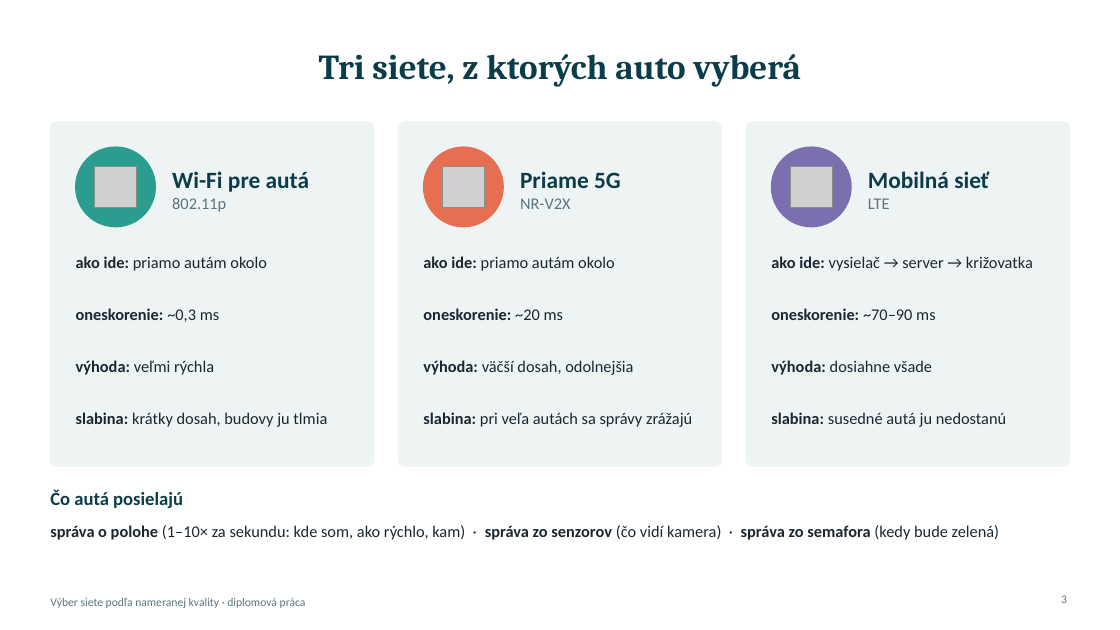
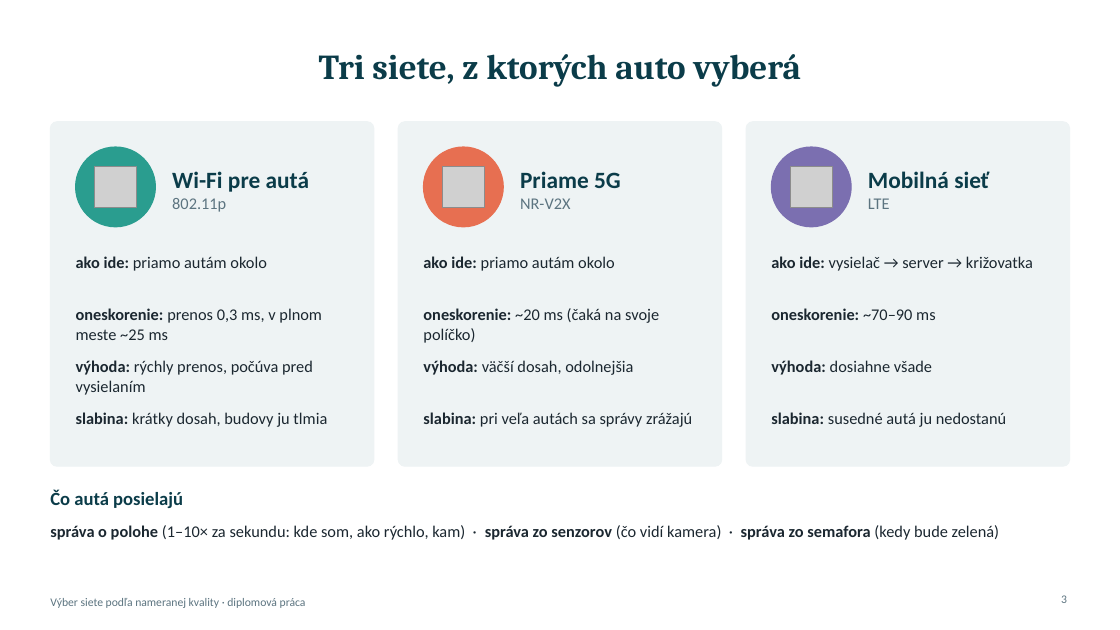
Before and after one commit to MartinGregor/XGREGORM_DP, a slide deck: slide 3 of xgregorm_prezentacia/xgregorm_priebeh_prace.pptx. Drawn at 1120x630 pixels with LibreOffice and Linux fonts; fonts in the diff are those of the drawing; grey boxes stand for pictures. Boxes give left, top, right and bottom in pixels: in the first picture for what was removed or moved away, otherwise in the second. Text is boxed around its words. In the diff, an @@ line names an element or a change of style, - is before the commit and + after.

```diff
--- a/xgregorm_prezentacia/xgregorm_priebeh_prace.pptx
+++ b/xgregorm_prezentacia/xgregorm_priebeh_prace.pptx
@@ text at box(76, 308, 322, 340): text changed; bold off @@
-oneskorenie: ~0,3 ms
+oneskorenie: prenos 0,3 ms, v plnom meste ~25 ms
@@ text at box(423, 308, 659, 343): text changed; bold off @@
-oneskorenie: ~20 ms
+oneskorenie: ~20 ms (čaká na svoje políčko)
@@ text at box(76, 360, 313, 395): text changed @@
-výhoda: veľmi rýchla
+výhoda: rýchly prenos, počúva pred vysielaním
```
Also in this commit, not shown: 6 other files.
